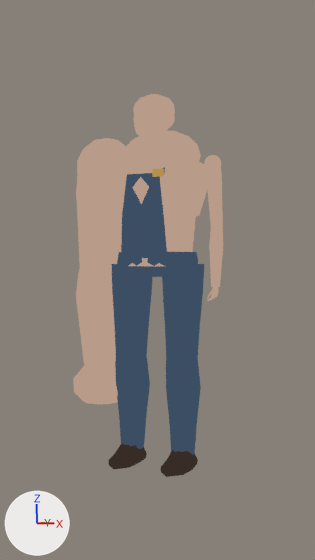
What one commit did to the Blender file assets/series-lead/rig-3d/infected/charger-rig.blend.
One viewpoint serves both versions: the file's camera 'LeadCam'. The axes (+X, +Y, +Z) are drawn at lower left. The lights are the same throughout. The older version comes first.

The scene before the commit, as lines of its bpy script (objects in view):
```python
ob_charger_arms = bpy.data.objects.new('Charger_Arms', me_charger_arms)
ob_charger_arms.location = (0.0, 0.0, 0.0)
ob_charger_head = bpy.data.objects.new('Charger_Head', me_charger_head)
ob_charger_head.location = (0.0, 0.0, 0.0)
ob_charger_neck = bpy.data.objects.new('Charger_Neck', me_charger_neck)
ob_charger_neck.location = (0.0, 0.0, 0.0)
ob_charger_overallsbib = bpy.data.objects.new('Charger_OverallsBib', me_charger_overallsbib)
ob_charger_overallsbib.location = (0.0, 0.0, 0.0)
ob_charger_torso = bpy.data.objects.new('Charger_Torso', me_charger_torso)
ob_charger_torso.location = (0.0, 0.0, 0.0)
# also in view: 'Charger_Legs' at (0.0, -0.03, 0.53)
```
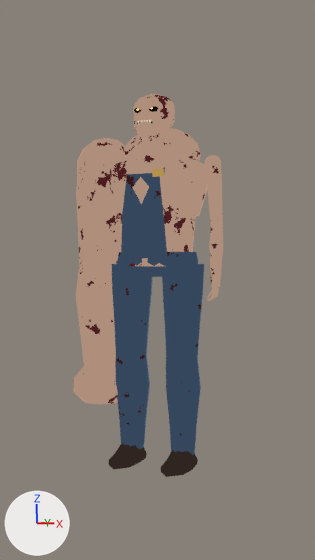
Changed parts and their boxes [x1, y1, x2, y2] in the pictures (315 x 560 px):
'Charger_Arms', surface changed: [73, 138, 223, 405] in both
'Charger_Torso', surface changed: [108, 130, 207, 266] in both
'Charger_Head', surface changed: [133, 94, 175, 139] in both
'Charger_Neck', surface changed: [142, 131, 166, 142] in both
'Charger_HorrorFace', added: after [134, 106, 158, 125]

What changed in the scene script:
```text
Change mat_mat_charger_skin:
    remove # nodes: Group, OutputMaterial
    remove # colours: beige #b89b88, brown #8c7262
    nodes: Emission, Group, LayerWeight, Mix x2, OutputMaterial, TexCoord, TexNoise, ValToRGB x2
    colours: beige #b0907d, brown #735849, black #000000, white #ffffff, dark red #4d1c20, grey #b3b3b3, beige #d4a088
Add mat_mat_charger_teeth:
    mat_mat_charger_teeth = bpy.data.materials.new('Mat_Charger_Teeth')
    mat_mat_charger_teeth.use_nodes = True; mat_mat_charger_teeth.node_tree.nodes.clear()
    _N = mat_mat_charger_teeth.node_tree.nodes; _L = mat_mat_charger_teeth.node_tree.links
    n0 = _N.new('ShaderNodeOutputMaterial'); n0.name = 'Material Output'
    n1 = _N.new('ShaderNodeGroup'); n1.name = 'Cel2Tone'
    n1.node_tree = ng_cel2tone
    n1.inputs[0].default_value = (0.672, 0.604, 0.434, 1.0)  # 'BaseColor', beige #d6ccb0
    n1.inputs[1].default_value = (0.296, 0.258, 0.168, 1.0)  # 'ShadowColor', yellow #948b72
    n1.inputs[2].default_value = 0.35  # 'Threshold'
    n1.inputs[3].default_value = 0.0  # 'LightTintMix'
    _L.new(n1.outputs[0], n0.inputs[0])  # 'Color' to 'Surface'
Add mat_mat_charger_eyes:
    mat_mat_charger_eyes = emission_material('Mat_Charger_Eyes')
    mat_mat_charger_eyes.base_color = (1.0, 0.402, 0.0395)  # orange #ffaa38
    mat_mat_charger_eyes.strength = 2.2
Add mat_mat_charger_socket:
    mat_mat_charger_socket = bpy.data.materials.new('Mat_Charger_Socket')
    mat_mat_charger_socket.use_nodes = True; mat_mat_charger_socket.node_tree.nodes.clear()
    _N = mat_mat_charger_socket.node_tree.nodes; _L = mat_mat_charger_socket.node_tree.links
    n0 = _N.new('ShaderNodeOutputMaterial'); n0.name = 'Material Output'
    n1 = _N.new('ShaderNodeGroup'); n1.name = 'Cel2Tone'
    n1.node_tree = ng_cel2tone
    n1.inputs[0].default_value = (0.00368, 0.00304, 0.00304, 1.0)  # 'BaseColor', black #0c0a0a
    n1.inputs[1].default_value = (0.00152, 0.00121, 0.00121, 1.0)  # 'ShadowColor', black #050404
    n1.inputs[2].default_value = 0.35  # 'Threshold'
    n1.inputs[3].default_value = 0.0  # 'LightTintMix'
    _L.new(n1.outputs[0], n0.inputs[0])  # 'Color' to 'Surface'
Add me_charger_horrorface:
    me_charger_horrorface.from_pydata(...)  # 140 vertices, 96 faces; spans x -0.0638..0.0638, y -0.1551..-0.1292, z 1.6551..1.7586
    # faces by material slot: [32, 16, 48]
    me_charger_horrorface.materials.append(mat_mat_charger_socket)
    me_charger_horrorface.materials.append(mat_mat_charger_eyes)  # orange #ffaa38
    me_charger_horrorface.materials.append(mat_mat_charger_teeth)
Add ob_charger_horrorface:
    ob_charger_horrorface = bpy.data.objects.new('Charger_HorrorFace', me_charger_horrorface)
    ob_charger_horrorface.location = (0.0, 0.0, 0.0)
```
